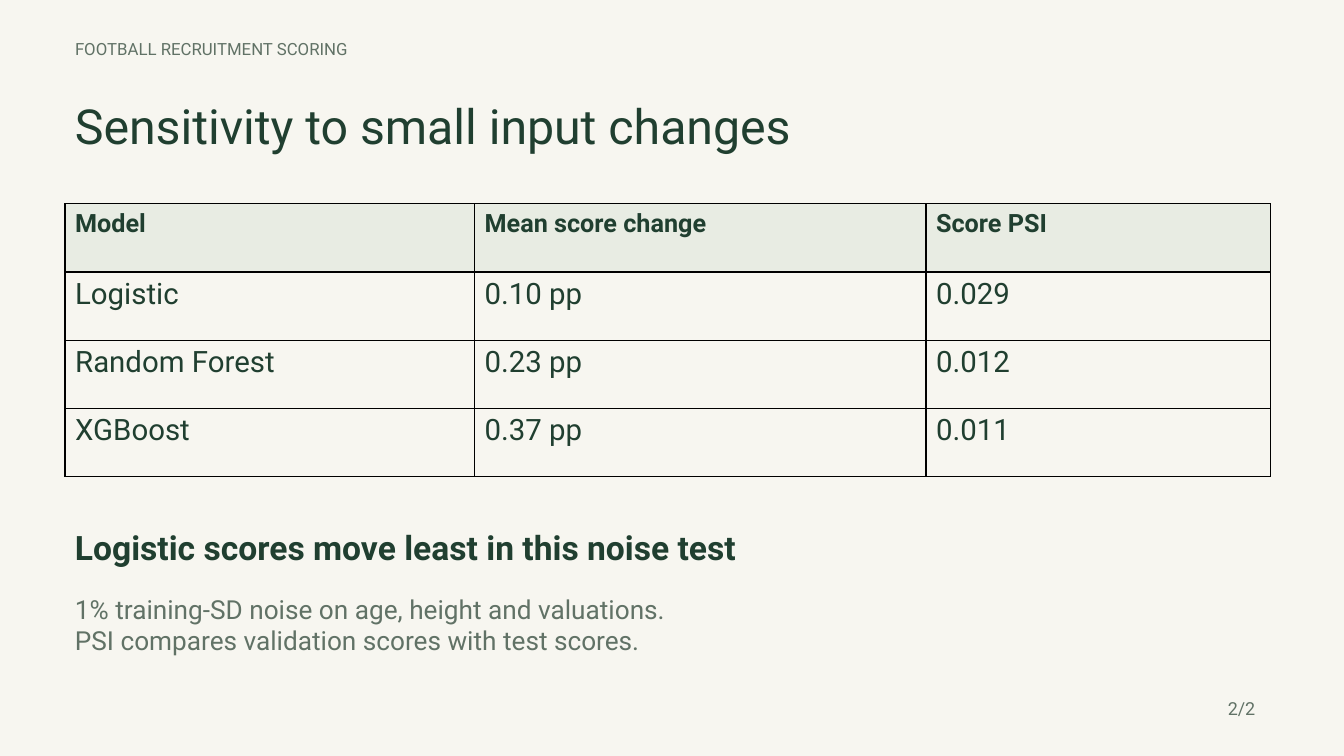
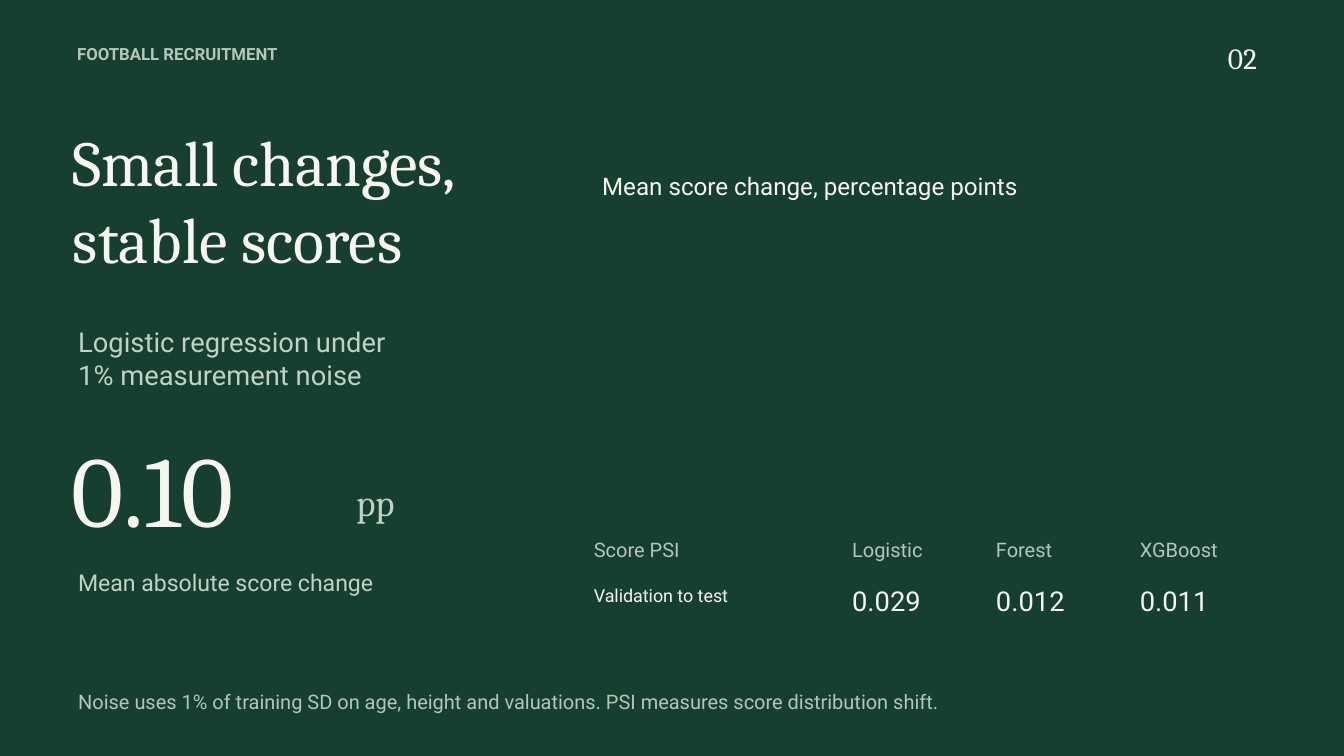
Before and after one commit to RemiBp/football-recruitment-scoring, a slide deck: slide 2 of deliverables/Football stability.pptx. Drawn at 1344x756 pixels with LibreOffice and Linux fonts; fonts in the diff are those of the drawing. Boxes give left, top, right and bottom in pixels: in the first picture for what was removed or moved away, otherwise in the second. Text is boxed around its words. In the diff, an @@ line names an element or a change of style, - is before the commit and + after.

```diff
--- a/deliverables/Football stability.pptx
+++ b/deliverables/Football stability.pptx
@@ background #F7F6F0 to #173F31 @@
@@ text at <box>77,48,277,60</box>: text changed; text colour #617266 to #B3C6B8; bold on @@
-FOOTBALL RECRUITMENT SCORING
+FOOTBALL RECRUITMENT
@@ text added at <box>1228,49,1257,69</box>, 21 pt, text #F7F5F0 @@
+02
@@ text removed at <box>75,107,790,155</box> @@
-Sensitivity to small input changes
@@ text added at <box>73,141,456,264</box>, 45.8 pt, text #F7F5F0 @@
+Small changes,
+stable scores
@@ text added at <box>602,177,1017,200</box>, 17.2 pt, text #F7F5F0 @@
+Mean score change, percentage points
@@ table removed at <box>66,204,1271,477</box>, 4 rows, 3 columns @@
-Model | Mean score change | Score PSI
-Logistic | 0.10 pp | 0.029
-Random Forest | 0.23 pp | 0.012
-XGBoost | 0.37 pp | 0.011
@@ text added at <box>78,331,385,386</box>, 19.5 pt, text #C0D2C4 @@
+Logistic regression under
+1% measurement noise
@@ text added at <box>72,459,233,528</box>, 72 pt, text #F7F5F0 @@
+0.10
@@ text added at <box>356,498,394,524</box>, 26.2 pt, text #C0D2C4 @@
+pp
@@ text removed at <box>75,534,736,567</box> @@
-Logistic scores move least in this noise test
@@ table added at <box>584,534,1277,627</box>, 2 rows, 4 columns @@
+Score PSI | Logistic | Forest | XGBoost
+Validation to test | 0.029 | 0.012 | 0.011
@@ text added at <box>78,573,373,596</box>, 16.5 pt, text #C0D2C4 @@
+Mean absolute score change
@@ text at <box>78,694,938,713</box>: text changed; size 18.8 to 14.2 pt; text colour #617266 to #B3C6B8 @@
-1% training-SD noise on age, height and valuations.
-PSI compares validation scores with test scores.
+Noise uses 1% of training SD on age, height and valuations. PSI measures score distribution shift.
@@ text removed at <box>1228,702,1255,716</box> @@
-2/2
```
Also in this commit, not shown: 1 other slide changed, 3 other files.
